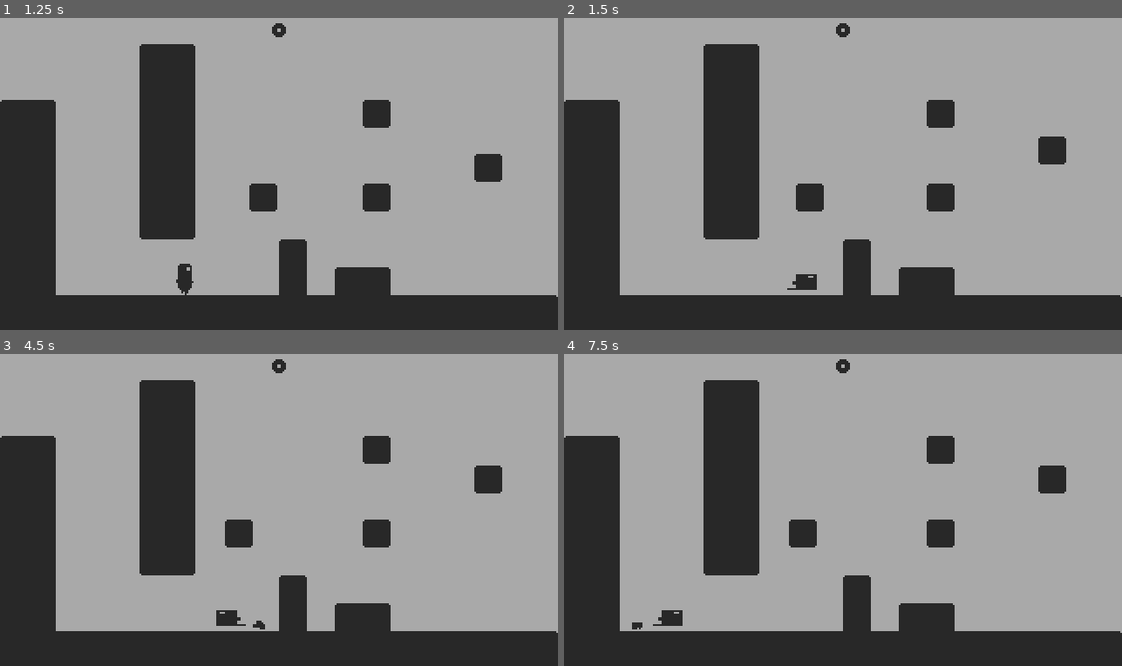
Above: before the commit, frames 1-4 (two rows, left to right).
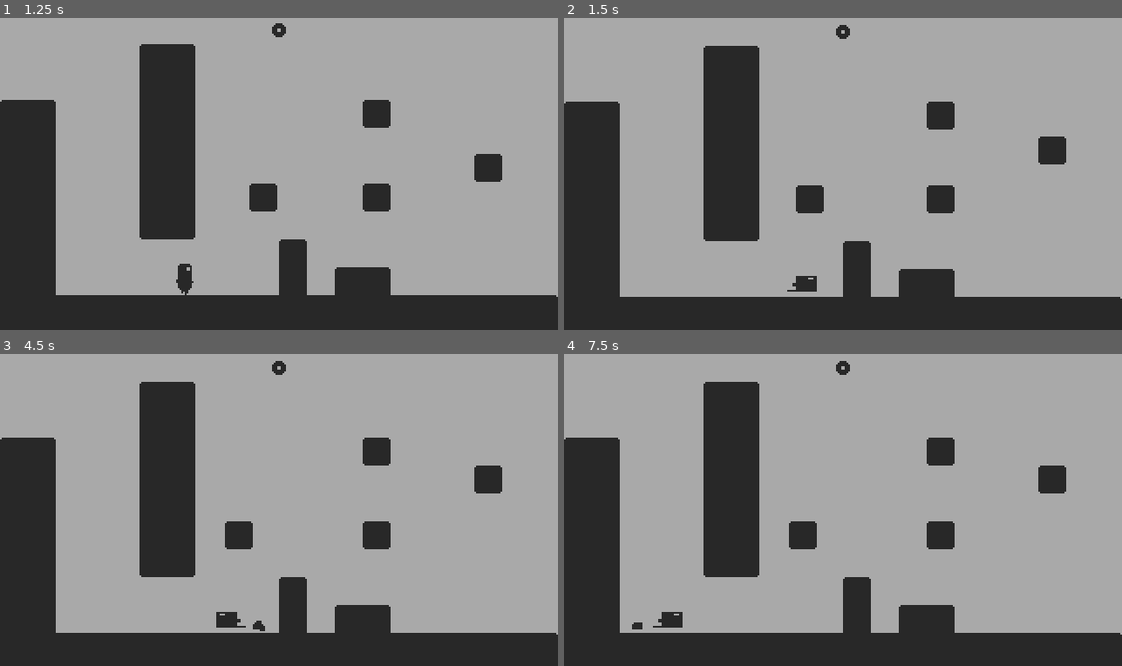
Above: after the commit, the same moments.

Repository: davifoox/godot-platformer
Game: Godot game, scene res://scenes/Main.tscn
Same seed, same stepped clock (60 frames per second), same inputs: the game is played once before the commit and once after it.
Inputs:
- Up to frame 1 (1.25 s): hold Right (right) from 0.53 s (still down); hold Up (action1) from 0.53 s (still down)
- Up to frame 2 (1.5 s): keep holding Right (right); release Up (action1) at 1.28 s; tap X (action2) at 1.35 s
- Up to frame 3 (4.5 s): release Right (right) at 2.03 s; hold Left (left) 2.03-2.78 s; hold R 2.03-2.78 s; hold Right (right) 2.78-4.28 s; tap F at 2.85 s; hold Up (action1) 3.53-4.28 s; hold Left (left) from 4.28 s (still down); tap X (action2) at 4.35 s
- Up to frame 4 (7.5 s): release Left (left) at 5.03 s; hold Right (right) 5.03-5.78 s; hold R 5.03-5.78 s; hold Left (left) 5.78-7.28 s; tap F at 5.85 s; hold Up (action1) 6.53-7.28 s; hold Right (right) from 7.28 s (still down); tap X (action2) at 7.35 s

Frame 1 is identical in both runs. In frame 2, 0.9% of the frame differs, in the area x 0-100%, y 1-90%; in frame 3, 1.0%; in frame 4, 1.0%.

Commit message:
adding camera behaviour

Diff:
--- a/player/Player.tscn
+++ b/player/Player.tscn
@@ -517,11 +517,6 @@
 [node name="JumpBuffer" type="Timer" parent="Timers"]
 wait_time = 0.2
 one_shot = true
-
-[node name="Camera2D" type="Camera2D" parent="."]
-limit_top = 0
-limit_bottom = 180
-offset_h = 1.0
 [connection signal="target_changed" from="TargetFinder" to="." method="_on_TargetFinder_target_changed"]
 [connection signal="transitioned" from="StateMachine" to="StateMachine" method="_on_StateMachine_transitioned"]
 [connection signal="transitioned" from="StateMachine" to="ParticleSpawner" method="_on_StateMachine_transitioned"]
--- /dev/null
+++ b/player/camera/FollowCamera.gd
@@ -0,0 +1,4 @@
+class_name FollowCamera
+extends GameplayCamera
+
+export(NodePath) onready var target = get_node(target)
--- /dev/null
+++ b/player/camera/GameplayCamera.gd
@@ -0,0 +1,22 @@
+class_name GameplayCamera
+extends Camera2D
+
+var shake = 0
+var intensity = 0.5
+
+func _ready():
+	GameEvents.connect("screen_shaked", self, "_on_screen_shaked")
+
+func _process(delta):
+	if shake > 0:
+		offset = Vector2(cos(rad2deg(shake)), sin(rad2deg(shake))) * intensity
+		shake -= delta
+	else:
+		offset = Vector2(0,0)
+
+func shake(shake_intensity = 0.5, shake_time = 0.3):
+	intensity = shake_intensity
+	shake = shake_time
+
+func _on_screen_shaked(intensity: float, time: float):
+	shake(intensity, time)
--- /dev/null
+++ b/player/camera/GridCamera.gd
@@ -0,0 +1,2 @@
+class_name GridCamera
+extends GameplayCamera
--- a/player/scripts/Player.gd
+++ b/player/scripts/Player.gd
@@ -7,7 +7,7 @@
 onready var raycast_down_center: RayCast2D = $FloorRaycasts/RayCastCenter
 onready var sprite: Sprite = $Sprite
 onready var ledge_collision: CollisionShape2D = $LedgeCollision
-onready var camera: Camera2D = $Camera2D
+#onready var camera: Camera2D = $Camera2D
 onready var wall_slide_cooldown: Timer = $Timers/WallSlideCooldown
 onready var wall_jump_cooldown: Timer = $Timers/WallJumpCooldown
 onready var coyote_timer: Timer = $Timers/CoyoteTimer
@@ -48,7 +48,7 @@
 
 	update() #draw
 	_update_wall_direction()
-	_update_camera_h_position()
+#	_update_camera_h_position()
 	if _check_passing_vertical_limit() == true:
 		_die()
 
@@ -60,10 +60,10 @@
 	elif move_direction == -1:
 		sprite.flip_h = true
 
-func _update_camera_h_position() -> void:
-	var speed = 0.025
-	if move_direction != 0 and wall_direction == 0:
-		camera.offset_h = lerp(camera.offset_h, move_direction, speed)
+#func _update_camera_h_position() -> void:
+#	var speed = 0.025
+#	if move_direction != 0 and wall_direction == 0:
+#		camera.offset_h = lerp(camera.offset_h, move_direction, speed)
 
 func _update_ledge_collision_h_position() -> void:
 	if move_direction != 0 and state_machine.state.name != "GrabLedge":
--- a/player/states/Dash.gd
+++ b/player/states/Dash.gd
@@ -12,6 +12,7 @@
 func enter(_msg := {}) -> void:
 	tween.stop_all()
 	tween_x_velocity()
+	GameEvents.emit_signal("screen_shaked", 0.75, 0.2)
 
 func physics_update(delta: float) -> void:
 	#apply gravity
--- a/project.godot
+++ b/project.godot
@@ -19,10 +19,25 @@
 "language": "GDScript",
 "path": "res://player/states/Fall.gd"
 }, {
+"base": "GameplayCamera",
+"class": "FollowCamera",
+"language": "GDScript",
+"path": "res://player/camera/FollowCamera.gd"
+}, {
+"base": "Camera2D",
+"class": "GameplayCamera",
+"language": "GDScript",
+"path": "res://player/camera/GameplayCamera.gd"
+}, {
 "base": "PlayerState",
 "class": "GrabLedge",
 "language": "GDScript",
 "path": "res://player/states/GrabLedge.gd"
+}, {
+"base": "GameplayCamera",
+"class": "GridCamera",
+"language": "GDScript",
+"path": "res://player/camera/GridCamera.gd"
 }, {
 "base": "PlayerState",
 "class": "Idle",
@@ -77,7 +92,10 @@
 _global_script_class_icons={
 "Dash": "",
 "Fall": "",
+"FollowCamera": "",
+"GameplayCamera": "",
 "GrabLedge": "",
+"GridCamera": "",
 "Idle": "",
 "Jump": "",
 "Player": "",
--- a/scenes/Main.tscn
+++ b/scenes/Main.tscn
@@ -7,6 +7,7 @@
 [ext_resource path="res://tilesets/tileset-01/tileset-01.png" type="Texture" id=5]
 [ext_resource path="res://sprites/white16x16.png" type="Texture" id=6]
 [ext_resource path="res://sprites/light.png" type="Texture" id=7]
+[ext_resource path="res://player/camera/GridCamera.gd" type="Script" id=8]
 
 [sub_resource type="RectangleShape2D" id=1]
 extents = Vector2( 30, 90 )
@@ -148,3 +149,8 @@
 material = SubResource( 7 )
 position = Vector2( 160, 8 )
 texture = ExtResource( 7 )
+
+[node name="GridCamera" type="Camera2D" parent="."]
+anchor_mode = 0
+current = true
+script = ExtResource( 8 )
--- a/singletons/GameEvents.gd
+++ b/singletons/GameEvents.gd
@@ -1,3 +1,4 @@
 extends Node
 
 signal player_died
+signal screen_shaked(intensity, time)
Not shown: 1 places in scenes/Main.tscn that only renumber resources
